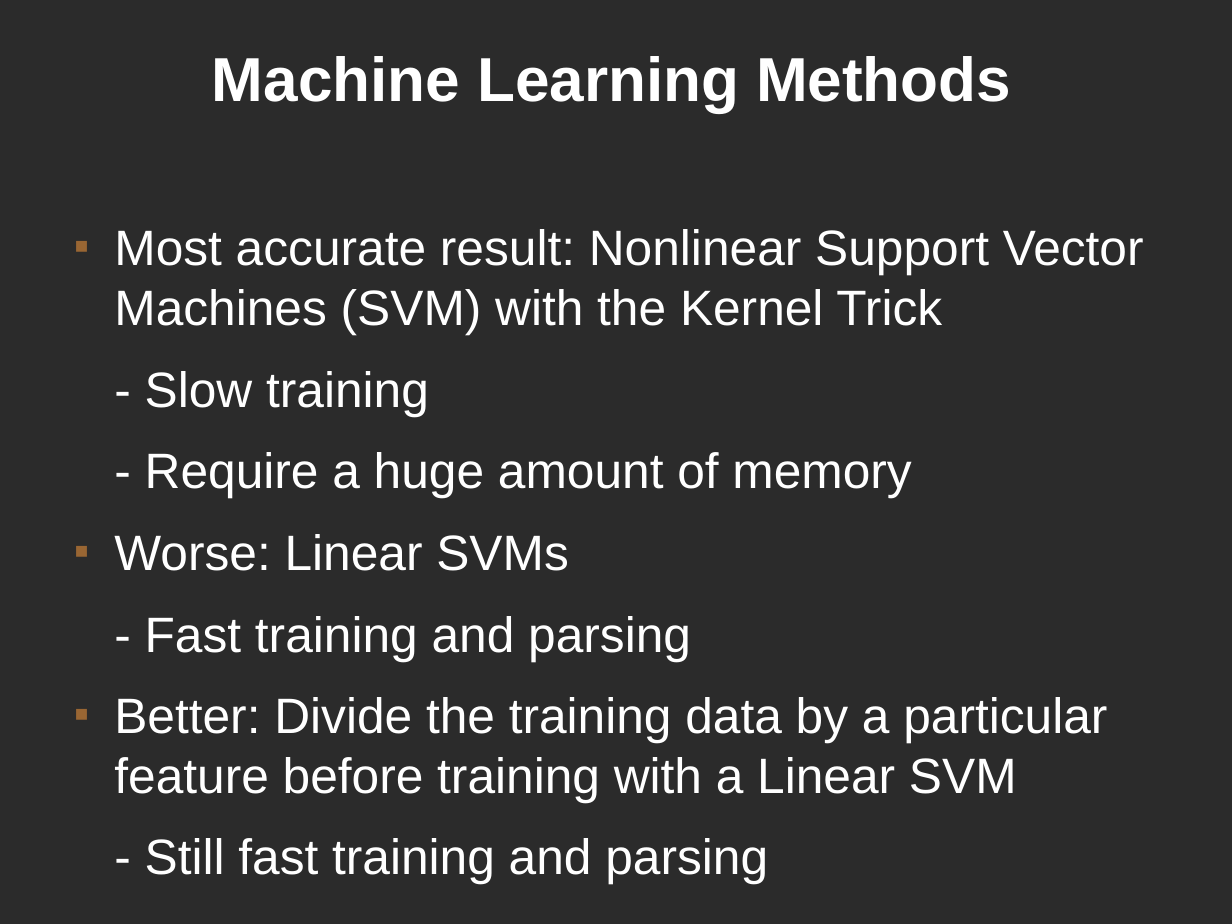
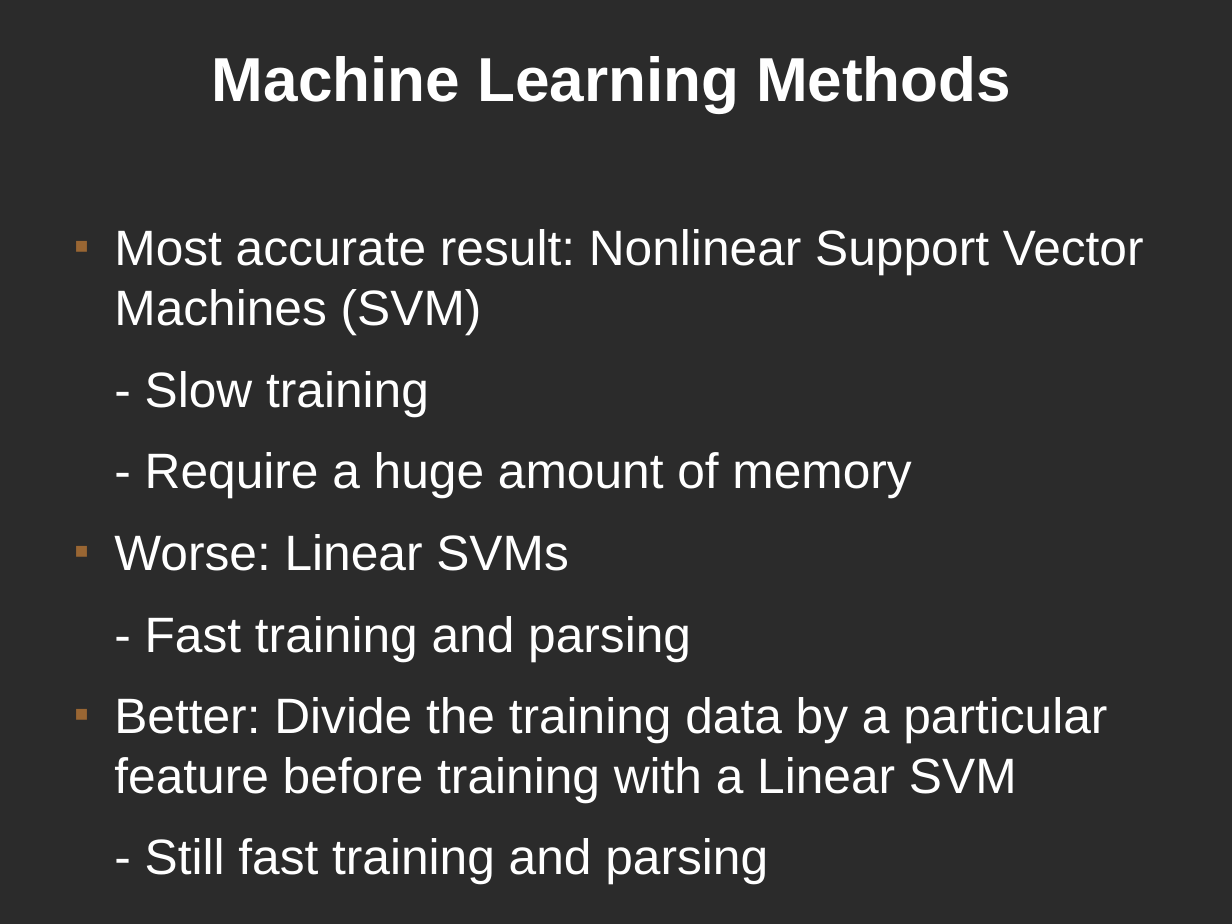
Before and after one commit to kjellwinblad/master-thesis-matrial, a slide deck: slide 7 of presentation/presenation.odp. Drawn at 1232x924 pixels with LibreOffice and Linux fonts; fonts in the diff are those of the drawing; background and template pictures are left out; a plain dark background stands for a picture behind light text. Boxes give left, top, right and bottom in pixels: in the first picture for what was removed or moved away, otherwise in the second. Text is boxed around its words. In the diff, an @@ line names an element or a change of style, - is before the commit and + after.

```diff
--- a/presentation/presenation.odp
+++ b/presentation/presenation.odp
@@ text at <box>114,229,1144,335</box>: text changed @@
-■ Most accurate result: Nonlinear Support Vector Machines (SVM) with the Kernel Trick
+■ Most accurate result: Nonlinear Support Vector Machines (SVM)
```
Also in this commit, not shown: 8 other slides changed.
